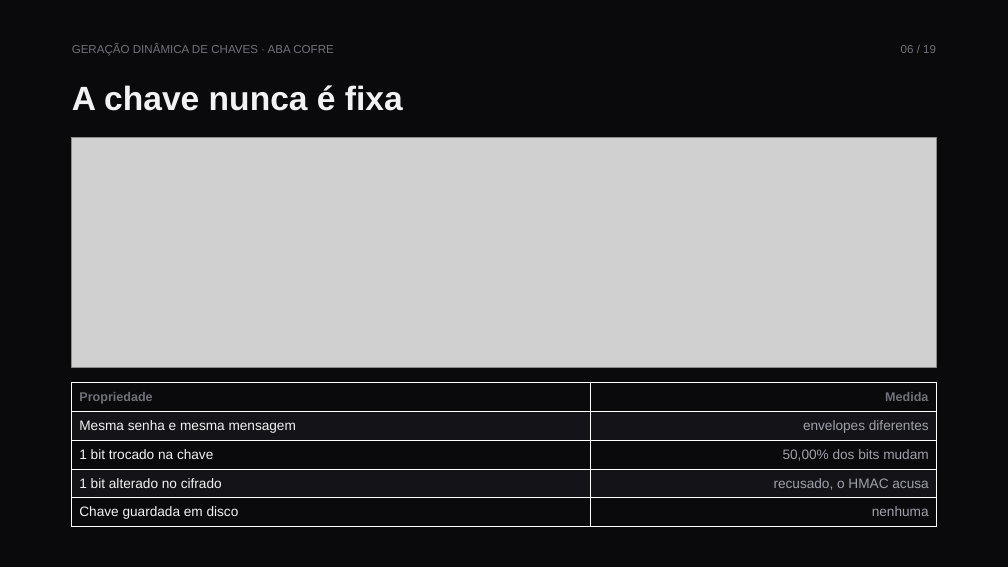
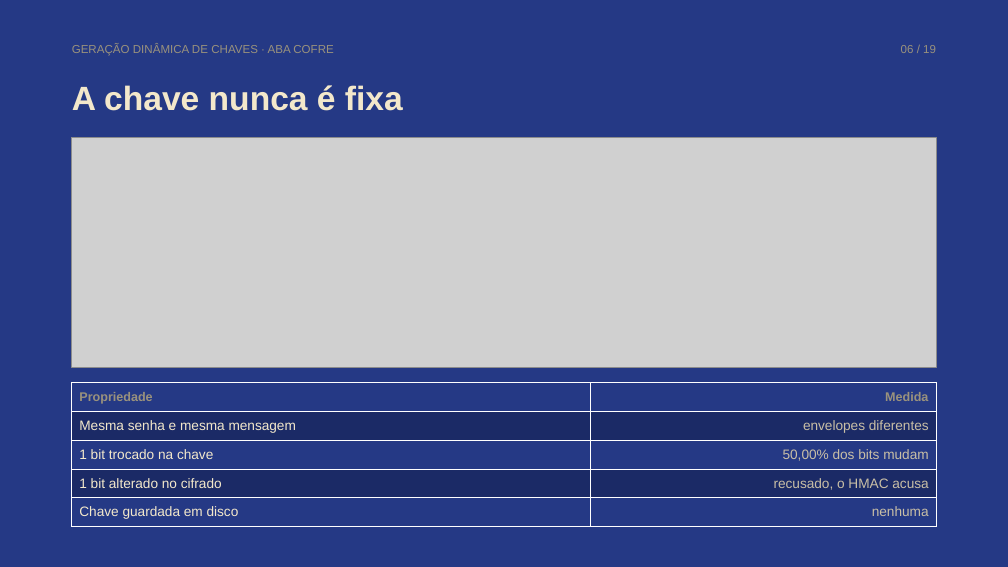
Before and after one commit to vinivent/MaxPay-Cyber, a slide deck: slide 6 of docs/MaxPay-apresentacao.pptx. Drawn at 1008x567 pixels with LibreOffice and Linux fonts; fonts in the diff are those of the drawing; grey boxes stand for pictures. Boxes give left, top, right and bottom in pixels: in the first picture for what was removed or moved away, otherwise in the second. Text is boxed around its words. In the diff, an @@ line names an element or a change of style, - is before the commit and + after.

```diff
--- a/docs/MaxPay-apresentacao.pptx
+++ b/docs/MaxPay-apresentacao.pptx
@@ background #0A0A0C to #253985 @@
@@ text "GERAÇÃO DINÂMICA DE CHAVES · ..." at (x1=72, y1=45, x2=333, y2=56): text colour #70707A to #9A927D @@
@@ text "06 / 19" at (x1=901, y1=45, x2=936, y2=53): text colour #70707A to #9A927D @@
@@ text "A chave nunca é fixa" at (x1=72, y1=85, x2=403, y2=111): text colour #F2F2F4 to #F3E8CB @@
@@ table at (x1=72, y1=383, x2=936, y2=526) @@
@@ fill #0A0A0C to #253985 in 6 cells @@
@@ fill #141418 to #1B2A66 in 4 cells @@
@@ text colour #70707A to #9A927D in "Propriedade", "Medida" @@
@@ text colour #F2F2F4 to #F3E8CB in "Mesma senha e mesma mensagem", "1 bit trocado na chave", "1 bit alterado no cifrado", "Chave guardada em disco" @@
@@ text colour #A0A0AA to #C9BFA6 in "envelopes diferentes", "50,00% dos bits mudam", "recusado, o HMAC acusa", "nenhuma" @@
```
Also in this commit, not shown: 18 other slides changed, 11 other files.
